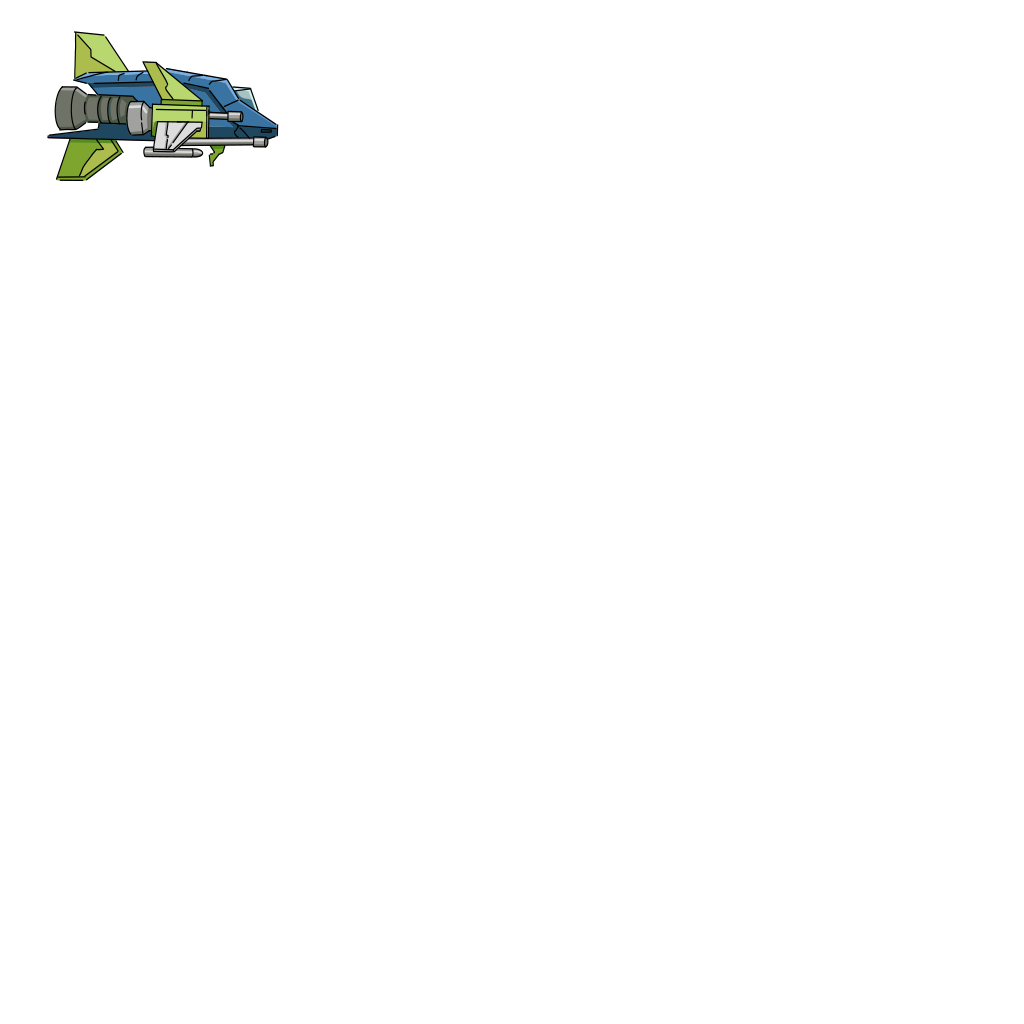
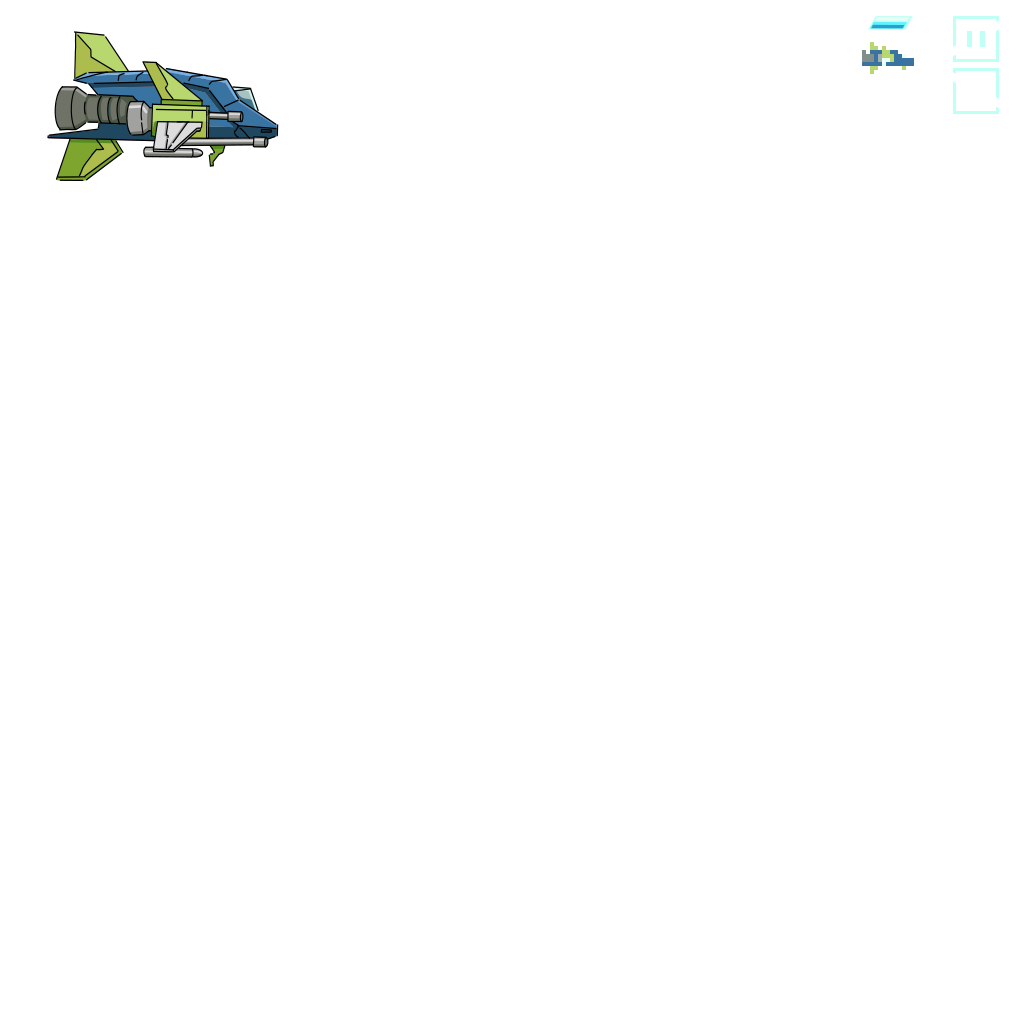
Layers edited between the first and the second 1024 × 1024 image:
added layer "Pixel Ship" (darken) above "Weapon Selection" over [862, 42, 914, 74]
added layer "Weapon Selection" above "Pause" over [952, 68, 1000, 114]
added layer "Pause" above "Health Bar" over [952, 16, 1000, 62]
added layer "Health Bar" above "Vector layer" over [868, 16, 913, 30]
